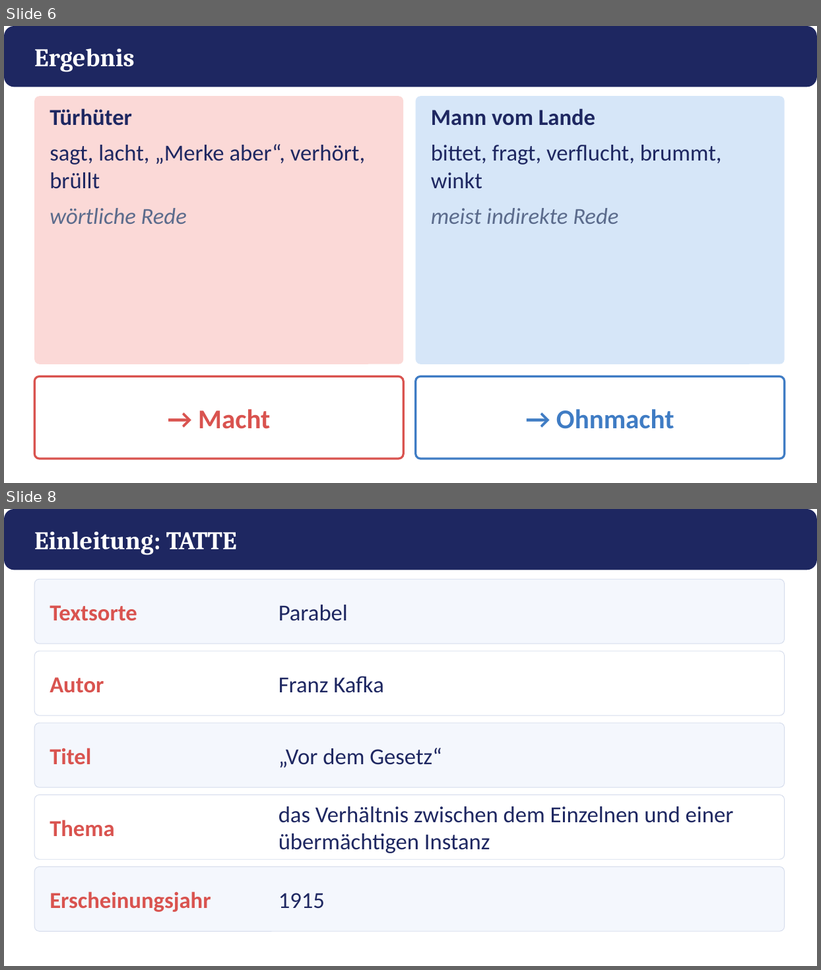
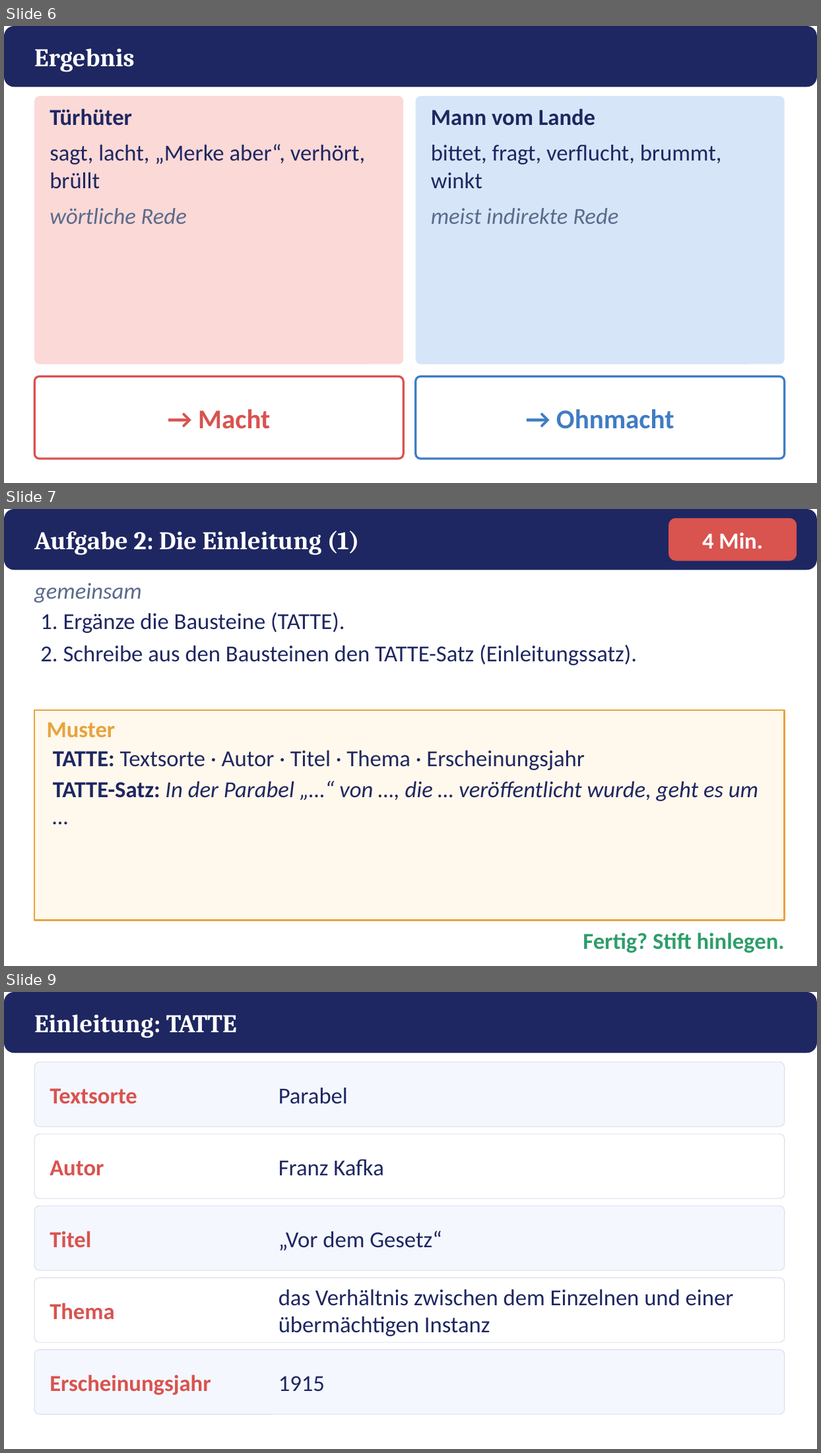
Before and after one commit to golzkonstantin-gif/Schule, a slide deck: Deutsch_11/Kafka_Vor_dem_Gesetz/Macht_Ohnmacht/Praesentation_Macht_Ohnmacht.pptx. Shown one above the other, each under a label of ours: slides 6 and 8 before the commit, slides 6, 7 and 9 after it; the slides between them are not shown. The pictures are 821x970 and 821x1453 pixels, drawn with LibreOffice and Linux fonts; fonts in the diff are those of the drawing. Boxes give left, top, right and bottom in pixels: in the first picture for what was removed or moved away, otherwise in the second. Text is boxed around its words. In the diff, an @@ line names an element or a change of style, - is before the commit and + after.

```diff
--- a/Deutsch_11/Kafka_Vor_dem_Gesetz/Macht_Ohnmacht/Praesentation_Macht_Ohnmacht.pptx
+++ b/Deutsch_11/Kafka_Vor_dem_Gesetz/Macht_Ohnmacht/Praesentation_Macht_Ohnmacht.pptx
@@ slide 7 added at bbox=[4, 509, 817, 966], background #FFFFFF @@
@@ rounded rectangle added at bbox=[4, 509, 817, 570], fill #1E2761 @@
@@ rounded rectangle added at bbox=[669, 518, 797, 561], fill #D9534F @@
@@ text added at bbox=[34, 531, 360, 555], 30 pt, text #FFFFFF, bold @@
+Aufgabe 2: Die Einleitung (1)
@@ text added at bbox=[702, 532, 763, 549], 27 pt, text #FFFFFF, bold @@
+4 Min.
@@ text added at bbox=[34, 583, 142, 603], 27 pt, text #5B6B8C, italic @@
+gemeinsam
@@ text added at bbox=[40, 613, 637, 665], 27 pt, text #1E2761 @@
+1. Ergänze die Bausteine (TATTE).
+2. Schreibe aus den Bausteinen den TATTE-Satz (Einleitungssatz).
@@ rectangle added at bbox=[34, 710, 785, 921], fill #FFF8EC, outline #E8A33D 2 pt @@
@@ text added at bbox=[47, 722, 116, 737], 27 pt, text #E8A33D, bold @@
+Muster
@@ text added at bbox=[53, 751, 758, 801], 27 pt, text #1E2761 @@
+TATTE: Textsorte · Autor · Titel · Thema · Erscheinungsjahr
+TATTE-Satz: In der Parabel „…“ von …, die … veröffentlicht wurde, geht es um …
@@ text added at bbox=[583, 933, 785, 953], 27 pt, text #2E9E6B, bold @@
+Fertig? Stift hinlegen.
@@ what was slide 8 is now slide 9 @@
```
Also in this commit, not shown: 5 slides changed, 1 slide removed, 6 other files.
